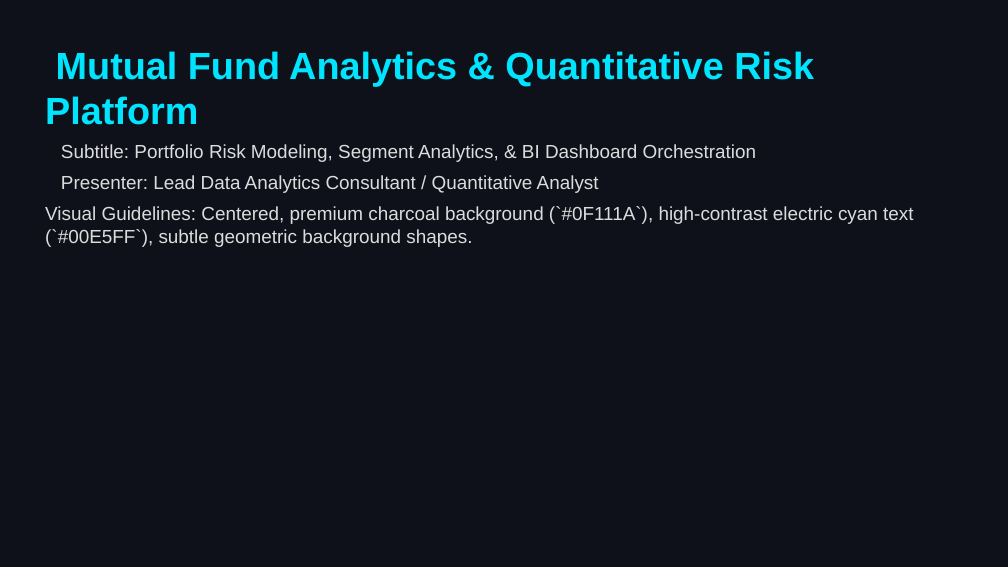
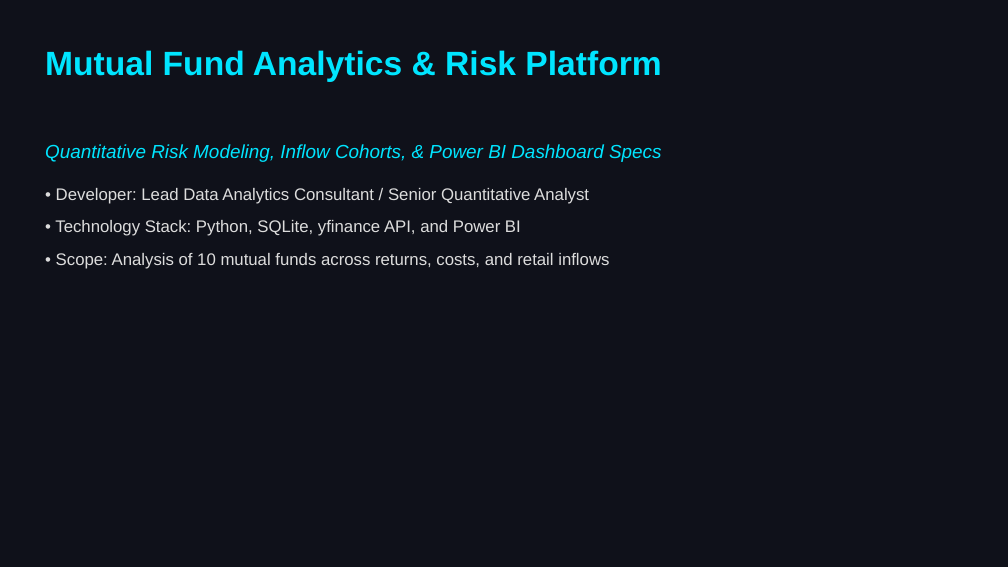
Before and after one commit to DHILEEPB/bluestock_mf_capstone, a slide deck: slide 1 of reports/Presentation.pptx (slide 2 before the commit). Drawn at 1008x567 pixels with LibreOffice and Linux fonts; fonts in the diff are those of the drawing. Boxes give left, top, right and bottom in pixels: in the first picture for what was removed or moved away, otherwise in the second. Text is boxed around its words. In the diff, an @@ line names an element or a change of style, - is before the commit and + after.

```diff
--- a/reports/Presentation.pptx
+++ b/reports/Presentation.pptx
@@ text at (x1=45, y1=50, x2=661, y2=82): text changed; size 36 to 32 pt @@
-Mutual Fund Analytics & Quantitative Risk Platform
+Mutual Fund Analytics & Risk Platform
@@ text at (x1=45, y1=144, x2=662, y2=269): text changed; size 18 to 16 pt @@
-Subtitle: Portfolio Risk Modeling, Segment Analytics, & BI Dashboard Orchestration
-Presenter: Lead Data Analytics Consultant / Quantitative Analyst
-Visual Guidelines: Centered, premium charcoal background (`#0F111A`), high-contrast electric cyan text (`#00E5FF`), subtle geometric background shapes.
+Quantitative Risk Modeling, Inflow Cohorts, & Power BI Dashboard Specs
+• Developer: Lead Data Analytics Consultant / Senior Quantitative Analyst
+• Technology Stack: Python, SQLite, yfinance API, and Power BI
+• Scope: Analysis of 10 mutual funds across returns, costs, and retail inflows
```
Also in this commit, not shown: 8 other slides changed, 3 slides added, 4 slides removed, 1 other file.
